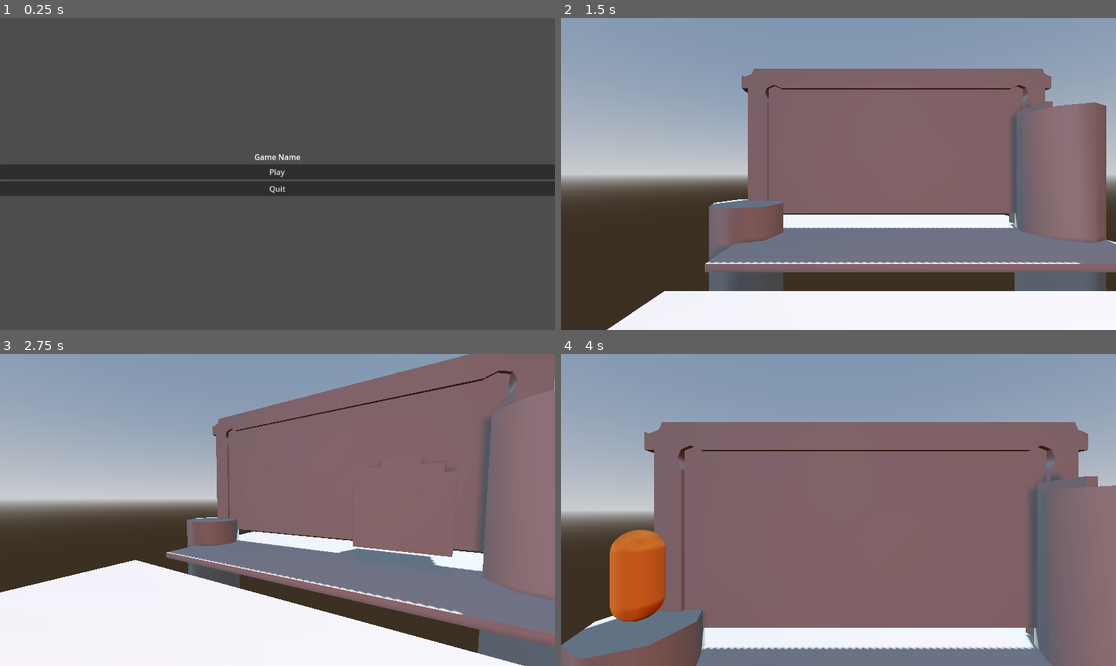
Above: before the commit, frames 1-4 (two rows, left to right).
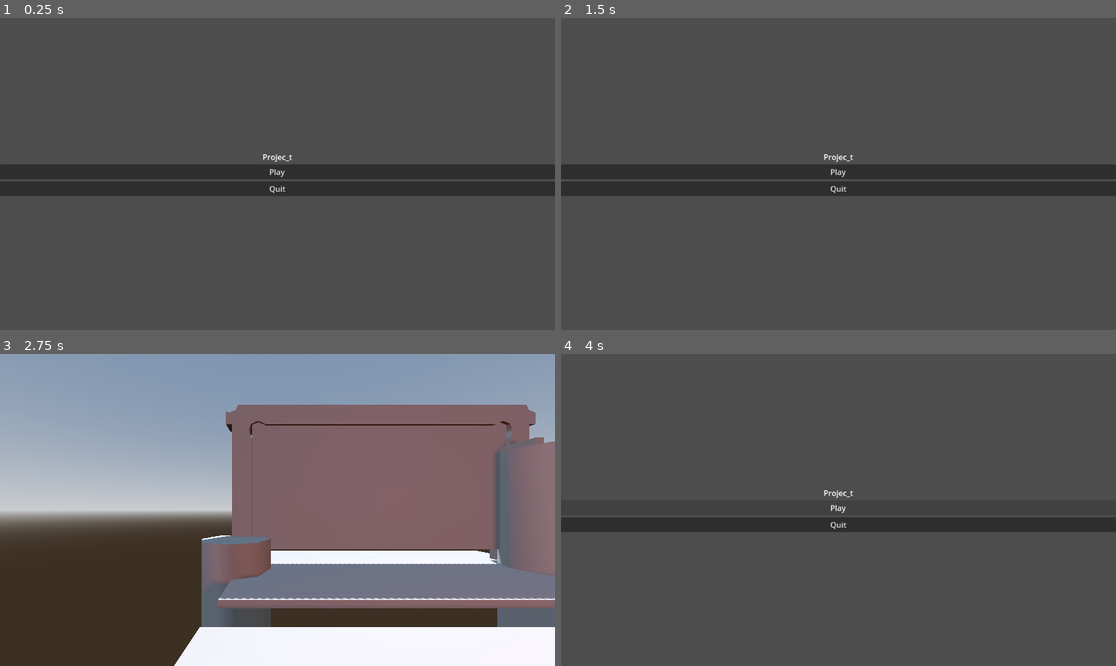
Above: after the commit, the same moments.

Repository: Egrazil/winter-melon-jam-2025
Game: Godot game, scene res://scenes/Main Menu/main menu.tscn
Two runs of this game, one before a commit and one after it. Both use one fixed random seed, a clock stepped at 60 frames per second and the inputs below.
Inputs (mouse positions are in pixels of both pictures, inside the frame that each line leads up to):
- Up to frame 1 (0.25 s): no input
- Up to frame 2 (1.5 s): click "Play" at 0.5 s; tap Enter at 1.25 s; move the mouse to (960, 158) at 1.27 s; hold Right (moveRight) from 1.28 s (still down); hold R from 1.28 s (still down); click (960, 158) at 1.42 s
- Up to frame 3 (2.75 s): tap Space (jump) at 1.52 s; release Right (moveRight) at 2 s; release R at 2 s; click (277, 506) at 2 s, where only the run after the commit has a clickable "Play"
- Up to frame 4 (4 s): tap Space (jump) at 2.75, 3.02 s; move the mouse to (810, 510) at 2.77 s; hold Up (moveUp) from 2.78 s (still down); tap R at 2.85, 3.8 s; move the mouse to (849, 503) at 3.52 s; hold Q from 3.53 s (still down)

The runs differ from the first frame. In frame 1, 0.1% of the frame differs, in the area x 45-55%, y 43-47%; in frame 2, 99%; in frame 3, 36%; in frame 4, 99%, in the area x 0-100%, y 0-100%.

Commit message:
add gem and add scene swap

Diff:
--- a/scenes/Main Menu/main menu.tscn
+++ b/scenes/Main Menu/main menu.tscn
@@ -22,7 +22,7 @@
 
 [node name="Label" type="Label" parent="VBoxContainer"]
 layout_mode = 2
-text = "Game Name"
+text = "Projec_t"
 horizontal_alignment = 1
 
 [node name="Level 1" type="Button" parent="VBoxContainer"]
--- a/scenes/levels/Lights and moving.tscn
+++ b/scenes/levels/Lights and moving.tscn
@@ -1,9 +1,12 @@
-[gd_scene load_steps=11 format=3 uid="uid://cl15rg486fqd3"]
-
+[gd_scene load_steps=14 format=3 uid="uid://ldiha1h1tssc"]
+
+[ext_resource type="PackedScene" uid="uid://bo2axw30bc72s" path="res://assets/blends/gem.glb" id="1_503in"]
 [ext_resource type="PackedScene" uid="uid://bm4dqoans1k0p" path="res://scenes/levels/light-test/grid-tiles.tscn" id="1_bnwq5"]
+[ext_resource type="Script" uid="uid://dgrjcwjl76y0w" path="res://scenes/levels/lights_and_moving.gd" id="1_nisc7"]
 [ext_resource type="PackedScene" uid="uid://bs72ogkvdd7d6" path="res://addons/proto_controller/proto_controller.tscn" id="2_vkib5"]
-[ext_resource type="PackedScene" uid="uid://dbslmysi0v4qu" path="res://scenes/player/2d_controller.tscn" id="3_vkib5"]
-[ext_resource type="PackedScene" uid="uid://8sgwmxpmads2" path="res://scenes/player/playerSwapper.tscn" id="4_u4dwk"]
+[ext_resource type="PackedScene" path="res://scenes/player/2d_controller.tscn" id="3_vkib5"]
+[ext_resource type="Script" uid="uid://dn5qh6oaw0uyf" path="res://scenes/levels/win_area.gd" id="4_2hakw"]
+[ext_resource type="PackedScene" path="res://scenes/player/playerSwapper.tscn" id="4_u4dwk"]
 
 [sub_resource type="ProceduralSkyMaterial" id="ProceduralSkyMaterial_bnwq5"]
 sky_horizon_color = Color(0.66224277, 0.6717428, 0.6867428, 1)
@@ -25,6 +28,7 @@
 [sub_resource type="BoxShape3D" id="BoxShape3D_vkib5"]
 
 [node name="LightsAndMoving" type="Node3D"]
+script = ExtResource("1_nisc7")
 
 [node name="WorldEnvironment" type="WorldEnvironment" parent="."]
 environment = SubResource("Environment_u4dwk")
@@ -50,6 +54,9 @@
 shadow_enabled = true
 omni_range = 4096.0
 
+[node name="gem" parent="OmniLight3D" instance=ExtResource("1_503in")]
+transform = Transform3D(0.21428496, 0, 0, 0, 0.21428496, 0, 0, 0, 0.21428496, -0.007365465, -0.29773003, 0.27660704)
+
 [node name="ProtoController" parent="." instance=ExtResource("2_vkib5")]
 transform = Transform3D(1, 0, 0, 0, 1, 0, 0, 0, 1, -5.8, -0.5, 1.5)
 
@@ -293,6 +300,8 @@
 
 [node name="win area" type="Area3D" parent="."]
 transform = Transform3D(1, 0, 0, 0, 1, 0, 0, 0, 1, 1.9, 3.1, -4.1)
+collision_mask = 4
+script = ExtResource("4_2hakw")
 
 [node name="CollisionShape3D" type="CollisionShape3D" parent="win area"]
 transform = Transform3D(1, 0, 0, 0, 1, 0, 0, 0, 1, 0, 0, -0.19999981)
@@ -310,3 +319,5 @@
 
 [node name="Camera3D" type="Camera3D" parent="2d player stuff"]
 transform = Transform3D(1, 0, 0, 0, 1, 0, 0, 0, 1, -3.2, 2.5, -0.39999998)
+
+[connection signal="body_entered" from="win area" to="." method="_on_win_area_body_entered"]
--- a/scenes/levels/lights_and_moving.gd
+++ b/scenes/levels/lights_and_moving.gd
@@ -14,3 +14,10 @@
 	if Input.is_physical_key_pressed(KEY_R):
 		Input.set_mouse_mode(Input.MOUSE_MODE_VISIBLE)
 		get_tree().change_scene_to_file("res://scenes/Main Menu/main menu.tscn")
+
+
+
+
+
+func _on_win_area_body_entered(body: Node3D) -> void:
+	get_tree().change_scene_to_file("res://scenes/win scene/win_scene.tscn")
--- /dev/null
+++ b/scenes/levels/win_area.gd
@@ -0,0 +1,11 @@
+extends Area3D
+
+
+# Called when the node enters the scene tree for the first time.
+func _ready() -> void:
+	pass # Replace with function body.
+
+
+# Called every frame. 'delta' is the elapsed time since the previous frame.
+func _process(delta: float) -> void:
+	pass
Not shown, added: assets/blends/gem.blend.import
Binary file added: assets/blends/gem.glb
Not shown, added: assets/blends/gem.glb.import
Not shown, added: scenes/levels/win_area.gd.uid
Not shown, added: assets/blends/gem.blend
Not shown, added: assets/blends/gem.blend1
